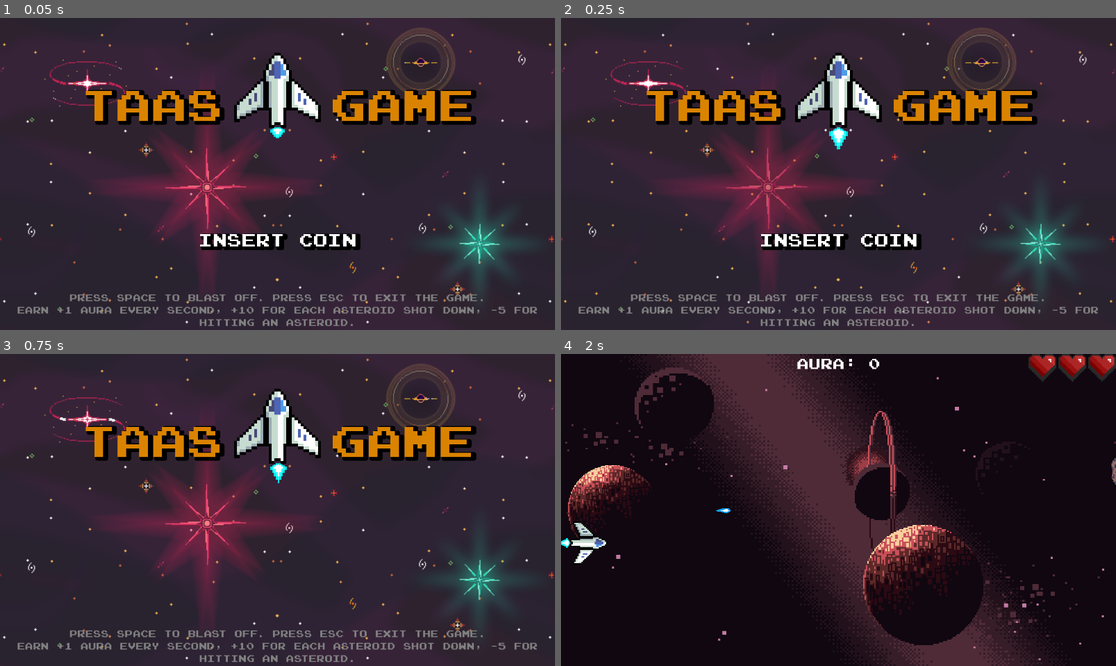
Above: before the commit, frames 1-4 (two rows, left to right).
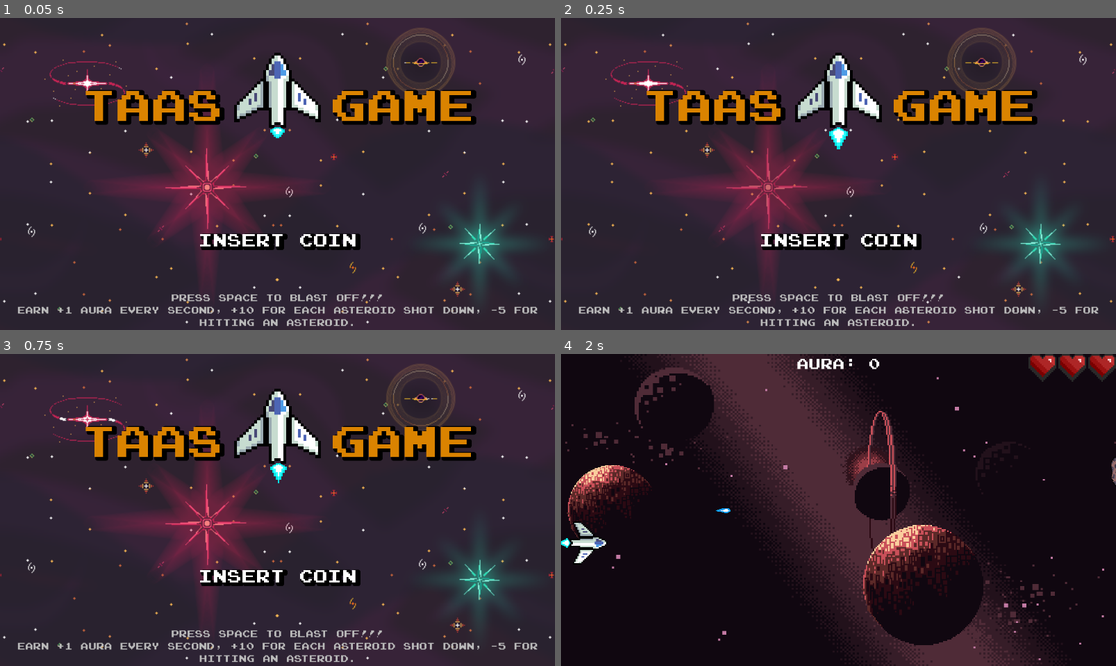
Above: after the commit, the same moments.

Repository: Thapar-Amateur-Astronomers-Society/The-TAAS-Game
Game: Godot game, scene res://scenes/main_menu.tscn
Two runs of this game, one before a commit and one after it. Both use one fixed random seed, a clock stepped at 60 frames per second and the inputs below. Sound files missing from this copy of the repository are replaced by a short silence.
Inputs:
- Up to frame 1 (0.05 s): no input
- Up to frame 2 (0.25 s): no input
- Up to frame 3 (0.75 s): tap Space (player_shoot) at 0.5 s; hold Right (player_right) from 0.53 s (still down); hold Space (player_shoot) from 0.53 s (still down)
- Up to frame 4 (2 s): release Right (player_right) at 1.28 s; release Space (player_shoot) at 1.28 s; hold Down (player_down) from 1.28 s (still down); tap Space (player_shoot) at 1.35 s

The runs differ from the first frame. In frame 1, 1.9% of the frame differs, in the area x 3-97%, y 88-99%; in frame 2, 1.9%; in frame 3, 3.2%, in the area x 3-97%, y 69-99%; in frame 4, nothing differs.
Error in both runs: Cannot call method 'change_scene_to_packed' on a null value. (res://scripts/main_menu.gd:24)

Commit message:
Visual improvements to menu.

Diff:
--- a/scenes/main_menu.tscn
+++ b/scenes/main_menu.tscn
@@ -243,7 +243,7 @@
 custom_minimum_size = Vector2(0, 60)
 layout_mode = 2
 
-[node name="Label" type="Label" parent="MarginContainer/VBoxContainer"]
+[node name="game_title" type="Label" parent="MarginContainer/VBoxContainer"]
 z_index = 5
 texture_filter = 1
 layout_mode = 2
@@ -289,6 +289,7 @@
 vertical_alignment = 1
 
 [node name="AnimationPlayer" type="AnimationPlayer" parent="MarginContainer/VBoxContainer/HBoxContainer/insert-coin"]
+unique_name_in_owner = true
 libraries = {
 "": SubResource("AnimationLibrary_fl1o3")
 }
@@ -296,8 +297,8 @@
 
 [node name="RichTextLabel" type="Label" parent="MarginContainer/VBoxContainer"]
 layout_mode = 2
-theme_override_colors/font_color = Color(0.505344, 0.505344, 0.505344, 1)
-text = "Press space to blast off. press esc to exit the game.
+theme_override_colors/font_color = Color(0.733005, 0.733005, 0.733005, 1)
+text = "Press space to blast off!!!
 Earn +1 aura every second, +10 for each asteroid shot down, -5 for hitting an asteroid."
 horizontal_alignment = 1
 vertical_alignment = 2
--- a/scripts/main_menu.gd
+++ b/scripts/main_menu.gd
@@ -2,6 +2,7 @@
 
 @onready var game = preload("res://scenes/main.tscn") as PackedScene
 @onready var start_sound = $start_sound
+@onready var blink = %AnimationPlayer
 
 # Called when the node enters the scene tree for the first time.
 func _ready():
@@ -14,9 +15,8 @@
 
 
 func _input(event):
-	if event.is_action_pressed("menu"):
-		get_tree().quit()
 	if event.is_action_pressed("player_shoot"):
+		blink.stop()
 		start_sound.play()
 		await start_sound.finished
 		Transition.transition()
